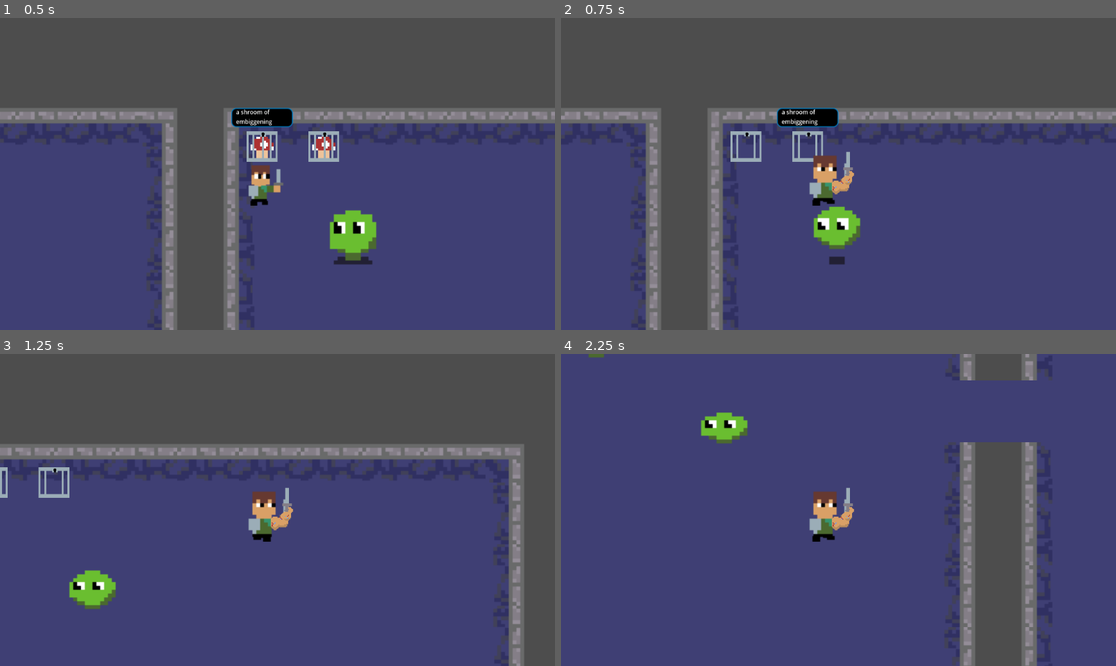
Above: before the commit, frames 1-4 (two rows, left to right).
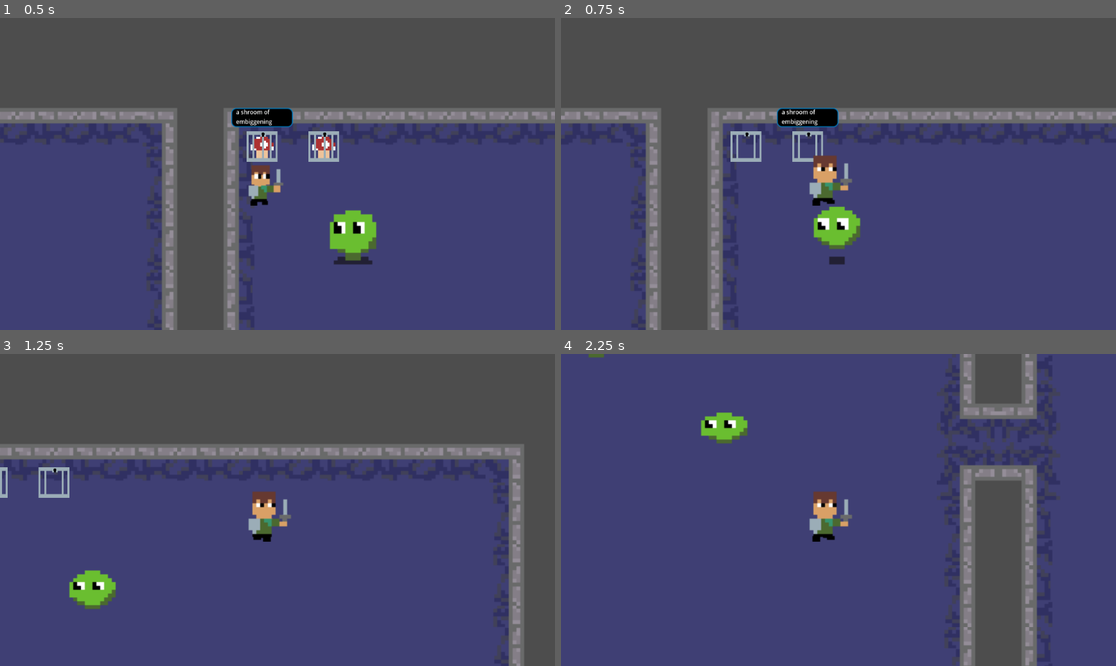
Above: after the commit, the same moments.

Repository: beml201/dungeon_game1
Game: Godot game, scene res://scenes/main.tscn
The game is run twice, just before and just after one commit, with the same random seed, the same clock (stepped at 60 frames per second) and the same inputs.
Inputs (mouse positions are in pixels of both pictures, inside the frame that each line leads up to):
- Up to frame 1 (0.5 s): no input
- Up to frame 2 (0.75 s): move the mouse to (960, 158) at 0.52 s; hold D (right) from 0.53 s (still down); click (960, 158) at 0.6 s
- Up to frame 3 (1.25 s): keep holding D (right)
- Up to frame 4 (2.25 s): move the mouse to (727, 525) at 1.27 s; release D (right) at 1.28 s; hold S (down) 1.28-2.03 s; click (727, 525) at 1.35 s; move the mouse to (894, 441) at 2.02 s; hold D (right) from 2.03 s (still down); click (894, 441) at 2.1 s

Frame 1 is identical in both runs. In frame 2, 0.2% of the frame differs, in the area x 48-53%, y 42-57%; in frame 3, 0.2%; in frame 4, 4.0%, in the area x 48-90%, y 8-57%.

Commit message:
Updated dungeon corridor generation

Diff:
--- a/scenes/dungeon.tscn
+++ b/scenes/dungeon.tscn
@@ -1,30 +1,50 @@
-[gd_scene load_steps=6 format=3 uid="uid://cku3o44upqqkh"]
+[gd_scene load_steps=8 format=3 uid="uid://cku3o44upqqkh"]
 
 [ext_resource type="Script" path="res://scripts/dungeon.gd" id="1_aiwhc"]
+[ext_resource type="Texture2D" uid="uid://cqiatxnjmcrq6" path="res://assets/tile grid 4.png" id="2_hkg5a"]
 [ext_resource type="Texture2D" uid="uid://bqmlpctednd8q" path="res://assets/tile grid 2.png" id="2_s3hbs"]
 
 [sub_resource type="PhysicsMaterial" id="PhysicsMaterial_cdsu0"]
 
-[sub_resource type="TileSetAtlasSource" id="TileSetAtlasSource_2j48o"]
+[sub_resource type="TileSetAtlasSource" id="TileSetAtlasSource_1bjk8"]
+texture = ExtResource("2_hkg5a")
+margins = Vector2i(80, 24)
+separation = Vector2i(0, 14)
+texture_region_size = Vector2i(64, 64)
+3:0/next_alternative_id = 2
+3:0/0 = 0
+3:0/0/physics_layer_0/polygon_0/points = PackedVector2Array(8, -8, 32, -8, 32, 4, 32, 8, -8, 8, -8, -32, 8, -32)
+3:0/1 = 1
+3:0/1/flip_h = true
+3:0/1/physics_layer_0/polygon_0/points = PackedVector2Array(-8, -8, -8, -32, 4, -32, 8, -32, 8, 8, -32, 8, -32, -8)
+3:1/next_alternative_id = 2
+3:1/0 = 0
+3:1/0/physics_layer_0/polygon_0/points = PackedVector2Array(8, 8, 8, 32, -4, 32, -8, 32, -8, -8, 32, -8, 32, 8)
+3:1/1 = 1
+3:1/1/flip_h = true
+3:1/1/physics_layer_0/polygon_0/points = PackedVector2Array(-8, 8, -32, 8, -32, -4, -32, -8, 8, -8, 8, 32, -8, 32)
+
+[sub_resource type="TileSetAtlasSource" id="TileSetAtlasSource_nthdy"]
 texture = ExtResource("2_s3hbs")
 texture_region_size = Vector2i(64, 64)
 0:0/0 = 0
-0:0/0/physics_layer_0/polygon_0/points = PackedVector2Array(8, 8, 8, 32, -8, 32, -8, -8, 32, -8, 32, 8)
+0:0/0/physics_layer_0/polygon_0/points = PackedVector2Array(8, 8, 8, 32, -4, 32, -8, 32, -8, -8, 32, -8, 32, 8)
 1:0/0 = 0
-1:0/0/physics_layer_0/polygon_0/points = PackedVector2Array(-32, -8, -32, -8, 32, -8, 32, 8, -32, 8)
+1:0/0/physics_layer_0/polygon_0/points = PackedVector2Array(-32, -8, 32, -8, 32, 8, -32, 8)
 2:0/0 = 0
-2:0/0/physics_layer_0/polygon_0/points = PackedVector2Array(-8, 8, -32, 8, -32, -8, 8, -8, 8, 32, -8, 32)
+2:0/0/physics_layer_0/polygon_0/points = PackedVector2Array(-8, 8, -32, 8, -32, -4, -32, -8, 8, -8, 8, 32, -8, 32)
+0:1/next_alternative_id = 3
 0:1/0 = 0
-0:1/0/physics_layer_0/polygon_0/points = PackedVector2Array(8, 32, 8, 32, 8, -32, -8, -32, -8, 32)
+0:1/0/physics_layer_0/polygon_0/points = PackedVector2Array(-8, 32, -8, -32, 8, -32, 8, 32)
 1:1/0 = 0
 2:1/0 = 0
-2:1/0/physics_layer_0/polygon_0/points = PackedVector2Array(-8, 32, -8, 32, -8, -32, 8, -32, 8, 32)
+2:1/0/physics_layer_0/polygon_0/points = PackedVector2Array(8, -32, 8, 32, -8, 32, -8, -32)
 0:2/0 = 0
-0:2/0/physics_layer_0/polygon_0/points = PackedVector2Array(8, -8, 32, -8, 32, 8, -8, 8, -8, -32, 8, -32)
+0:2/0/physics_layer_0/polygon_0/points = PackedVector2Array(8, -8, 32, -8, 32, 4, 32, 8, -8, 8, -8, -32, 8, -32)
 1:2/0 = 0
-1:2/0/physics_layer_0/polygon_0/points = PackedVector2Array(-32, -8, -32, -8, 32, -8, 32, 8, -32, 8)
+1:2/0/physics_layer_0/polygon_0/points = PackedVector2Array(32, 8, -32, 8, -32, -8, 32, -8)
 2:2/0 = 0
-2:2/0/physics_layer_0/polygon_0/points = PackedVector2Array(-8, -8, -8, -32, 8, -32, 8, 8, -32, 8, -32, -8)
+2:2/0/physics_layer_0/polygon_0/points = PackedVector2Array(-8, -8, -8, -32, 4, -32, 8, -32, 8, 8, -32, 8, -32, -8)
 
 [sub_resource type="TileSet" id="TileSet_wdlpo"]
 tile_size = Vector2i(64, 64)
@@ -33,7 +53,8 @@
 terrain_set_0/mode = 0
 terrain_set_0/terrain_0/name = "bitMask"
 terrain_set_0/terrain_0/color = Color(0.418871, 0.973965, 0, 1)
-sources/1 = SubResource("TileSetAtlasSource_2j48o")
+sources/0 = SubResource("TileSetAtlasSource_1bjk8")
+sources/1 = SubResource("TileSetAtlasSource_nthdy")
 
 [node name="Dungeon" type="Node2D"]
 script = ExtResource("1_aiwhc")
--- a/scenes/sam.tscn
+++ b/scenes/sam.tscn
@@ -1,11 +1,8 @@
-[gd_scene load_steps=14 format=3 uid="uid://cbrm1u773r5uw"]
+[gd_scene load_steps=11 format=3 uid="uid://cbrm1u773r5uw"]
 
 [ext_resource type="Script" path="res://scripts/sam.gd" id="1_s1nh6"]
 [ext_resource type="Texture2D" uid="uid://d1gqyi6xkojic" path="res://assets/animations/lil dude smol walking.png" id="2_fetyd"]
 [ext_resource type="Script" path="res://scripts/camera_2d.gd" id="3_qa43r"]
-[ext_resource type="Texture2D" uid="uid://elbhnxur1kgr" path="res://assets/animations/dude big arm static 4fr.png" id="4_q2gbx"]
-[ext_resource type="Texture2D" uid="uid://c411r3xw05if7" path="res://assets/animations/lil dude eye.png" id="5_u7kex"]
-[ext_resource type="Texture2D" uid="uid://c2lwgodbovln4" path="res://assets/animations/lil dude walking.png" id="6_0dgii"]
 
 [sub_resource type="RectangleShape2D" id="RectangleShape2D_yr0cg"]
 size = Vector2(27, 24)
@@ -93,26 +90,16 @@
 }
 
 [sub_resource type="CircleShape2D" id="CircleShape2D_gvhd2"]
-radius = 8.6042
+radius = 9.1966
 
 [node name="sam" type="CharacterBody2D"]
 script = ExtResource("1_s1nh6")
-
-[node name="Arm" type="Sprite2D" parent="."]
-visible = false
-z_index = 1
-texture_filter = 1
-use_parent_material = true
-position = Vector2(0, 1)
-texture = ExtResource("4_q2gbx")
-hframes = 4
 
 [node name="Sprite2D" type="Sprite2D" parent="."]
 position = Vector2(0, 1)
 texture = ExtResource("2_fetyd")
 hframes = 4
 frame = 1
-metadata/_edit_group_ = true
 
 [node name="Area2D" type="Area2D" parent="Sprite2D"]
 
@@ -136,7 +123,7 @@
 scale = Vector2(0.719156, 0.911434)
 
 [node name="CollisionShape2D" type="CollisionShape2D" parent="hit_box"]
-position = Vector2(-16.1105, 11.2607)
+position = Vector2(-13.0258, 9.55824)
 scale = Vector2(2.10092, 2.6902)
 shape = SubResource("CircleShape2D_gvhd2")
 
@@ -149,16 +136,6 @@
 [node name="attack_duration" type="Timer" parent="."]
 wait_time = 0.15
 
-[node name="SamEmbiggened" type="Sprite2D" parent="."]
-visible = false
-texture = ExtResource("6_0dgii")
-hframes = 4
-
-[node name="Eye" type="Sprite2D" parent="."]
-visible = false
-texture = ExtResource("5_u7kex")
-hframes = 4
-
 [connection signal="body_entered" from="hit_box" to="." method="_on_hit_box_body_entered"]
 [connection signal="body_exited" from="hit_box" to="." method="_on_hit_box_body_exited"]
 [connection signal="timeout" from="attack_cooldown" to="." method="_on_attack_cooldown_timeout"]
--- a/scripts/dungeon.gd
+++ b/scripts/dungeon.gd
@@ -3,14 +3,10 @@
 # Static Dungeon MetaData
 const N_ROOMS := 6
 const ROOM_SIZE := Vector2i(10,10)
-const CORRIDOR_LENGTH = 5
 const DIRECTIONS := [Vector2i(1,0),
 					 Vector2i(-1,0),
 					 Vector2i(0, 1),
 					 Vector2i(0, -1)]
-const TILE_DICT := {"ul":Vector2i(0,0), "ml":Vector2i(0,1), "bl":Vector2i(0,2),
-					"um":Vector2i(1,0), "mm":Vector2i(1,1), "bm":Vector2i(1,2),
-					"ur":Vector2i(2,0), "mr":Vector2i(2,1), "br":Vector2i(2,2)}
 
 # Generated Dungeon MetaData
 @onready var tiles: TileMapLayer = $RoomMap
@@ -52,26 +48,27 @@
 	draw_corridor(Global.dungeons_finished)
 
 func draw_room(coord_upperleft, width, height):
+	const atlas := Global.BASE_TILE_DICT
 	var cells := []
 	for y in range(height):
 		for x in range(width):
 			cells.append(Vector2i(x+coord_upperleft[0], y+coord_upperleft[1]))
 
-	# Generate the tile look
+	# Name the atlas location of the tile to use
 	var cell_tiles := []
-	cell_tiles.append(TILE_DICT['ul'])
+	cell_tiles.append(atlas['ul'])
 	for x in range(width-2):
-		cell_tiles.append(TILE_DICT['um'])
-	cell_tiles.append(TILE_DICT['ur'])
+		cell_tiles.append(atlas['um'])
+	cell_tiles.append(atlas['ur'])
 	for y in range(height-2):
-		cell_tiles.append(TILE_DICT['ml'])
+		cell_tiles.append(atlas['ml'])
 		for x in range(width-2):
-			cell_tiles.append(TILE_DICT['mm'])
-		cell_tiles.append(TILE_DICT['mr'])
-	cell_tiles.append(TILE_DICT['bl'])
+			cell_tiles.append(atlas['mm'])
+		cell_tiles.append(atlas['mr'])
+	cell_tiles.append(atlas['bl'])
 	for x in range(width-2):
-		cell_tiles.append(TILE_DICT['bm'])
-	cell_tiles.append(TILE_DICT['br'])
+		cell_tiles.append(atlas['bm'])
+	cell_tiles.append(atlas['br'])
 
 	# Print all the tiles
 	for i in range(cells.size()):
@@ -94,17 +91,38 @@
 	return [rooms, direction_history]
 
 func draw_corridor(n_events):
+	const atlas := Global.CORRIDOR_TILE_DICT
 	# Create corridor from new room to old room
 	var which_side = generated_rooms[1][n_events]*Vector2i(-1,-1)
-	# Navigate the corridor to the right position
-	var corridor_pos = (which_side + Vector2i(1,1))
+	# Navigate the corridor to the correct position
+	var corridor_anchor = (which_side + Vector2i(1,1))
 	# Standardise to world
-	corridor_pos = room_pos_ul[n_events] + corridor_pos*(ROOM_SIZE+Vector2i(-1,-1))/2
-	# Add the other end
-	var cp2 = corridor_pos+Vector2i(which_side)
+	corridor_anchor = room_pos_ul[n_events] + corridor_anchor*(ROOM_SIZE+Vector2i(-1,-1))/2
+	# Add the other positions
+	var cp2 = corridor_anchor+Vector2i(which_side)
+	var tile_below := Vector2i(abs(which_side[1]), abs(which_side[0]))
+	var cp3 = corridor_anchor+tile_below
+	var cp4 = cp2+tile_below
 
-	tiles.set_cell(corridor_pos, 1, TILE_DICT['mm'])
-	tiles.set_cell(cp2, 1, TILE_DICT['mm'])
+	# Giant code to select the correct tiles
+	var tile_order = []
+	var alt_tile_order = []
+	if which_side==Vector2i(1, 0):
+		tile_order = [atlas['c1'], atlas['c1'], atlas['c2'], atlas['c2']]
+		alt_tile_order = [0,1,0,1]
+	elif which_side==Vector2i(-1, 0):
+		tile_order = [atlas['c1'], atlas['c1'], atlas['c2'], atlas['c2']]
+		alt_tile_order = [1,0,1,0]
+	elif which_side==Vector2i(0, -1):
+		tile_order = [atlas['c1'], atlas['c2'], atlas['c1'], atlas['c2']]
+		alt_tile_order = [1,1,0,0]
+	elif which_side==Vector2i(0,1):
+		tile_order = [atlas['c2'], atlas['c1'], atlas['c2'], atlas['c1']]
+		alt_tile_order = [1,1,0,0]
+	tiles.set_cell(corridor_anchor, 0, tile_order[0], alt_tile_order[0])
+	tiles.set_cell(cp2, 0, tile_order[1], alt_tile_order[1])
+	tiles.set_cell(cp3, 0, tile_order[2], alt_tile_order[2])
+	tiles.set_cell(cp4, 0, tile_order[3], alt_tile_order[3])
 
 func add_mushrooms(coord_upperleft, room_width, room_height, types=['EMBIGGEN']):
 	for i in range(types.size()):
--- a/scripts/global.gd
+++ b/scripts/global.gd
@@ -3,6 +3,11 @@
 # Static MetaData
 const TILE_SIZE := 64
 const UPGRADE_OPTIONS := ['EMBIGGEN', 'ENLARGEN']
+const BASE_TILE_DICT := {
+	"ul":Vector2i(0,0), "ml":Vector2i(0,1), "bl":Vector2i(0,2),
+	"um":Vector2i(1,0), "mm":Vector2i(1,1), "bm":Vector2i(1,2),
+	"ur":Vector2i(2,0), "mr":Vector2i(2,1), "br":Vector2i(2,2)}
+const CORRIDOR_TILE_DICT := {"c1":Vector2i(3, 0), "c2": Vector2i(3,1)}
 
 #  Dynamic MetaData
 var player_current_attack = false
--- a/scripts/sam.gd
+++ b/scripts/sam.gd
@@ -16,7 +16,7 @@
 func _on_spritechange():
 	print("spirtechage2!")
 	$Sprite2D.texture = load("res://assets/animations/lil dude walking.png")
-	$Arm.show()
+	#$Arm.show()
 
 
 func get_input():
